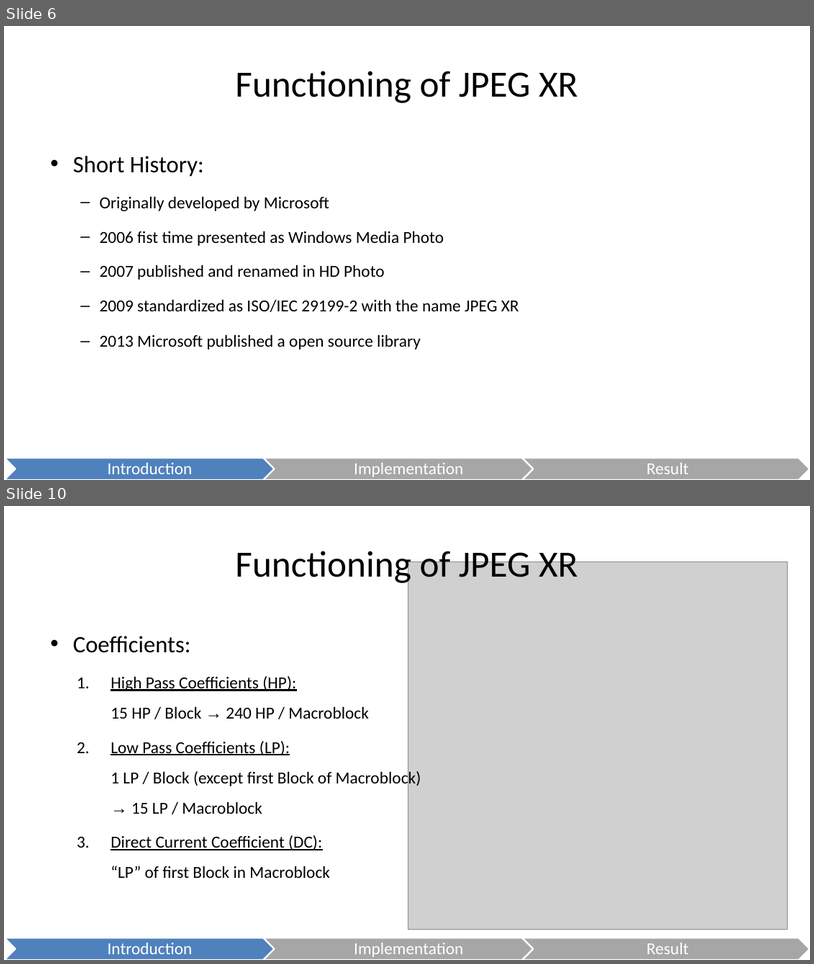
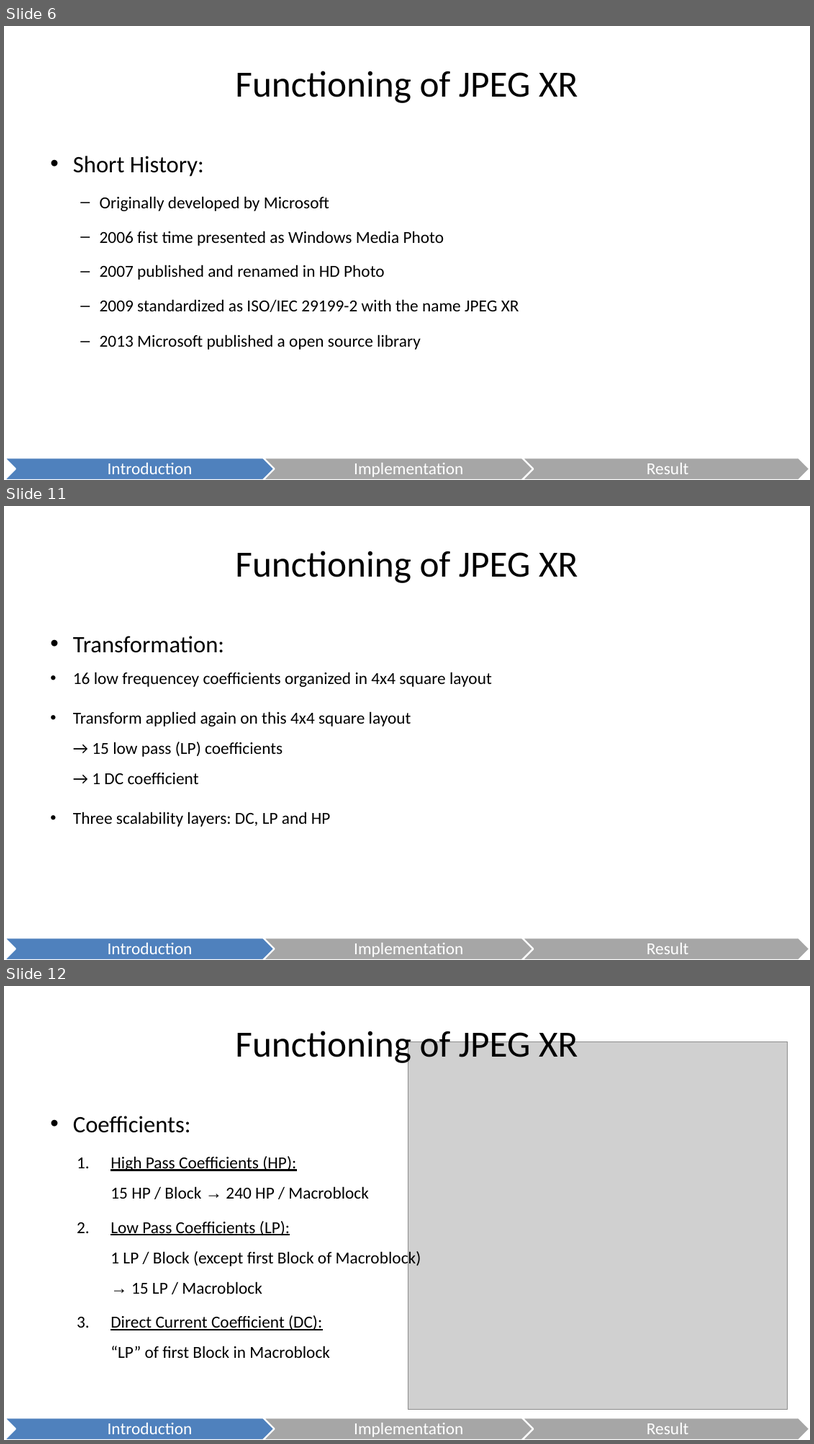
Before and after one commit to danielkocher/media_security_ps, a slide deck: JPEG XR.odp. Shown one above the other, each under a label of ours: slides 6 and 10 before the commit, slides 6, 11 and 12 after it; the slides between them are not shown. The pictures are 814x964 and 814x1444 pixels, drawn with LibreOffice and Linux fonts; fonts in the diff are those of the drawing; grey boxes stand for pictures. Boxes give left, top, right and bottom in pixels: in the first picture for what was removed or moved away, otherwise in the second. Text is boxed around its words. In the diff, an @@ line names an element or a change of style, - is before the commit and + after.

Commit message:
Expanded JPEG XR format part.

```diff
--- a/JPEG XR.odp
+++ b/JPEG XR.odp
@@ slide 11 added at bbox=[4, 506, 810, 960], background #FFFFFF @@
@@ title added at bbox=[235, 551, 578, 583], 44 pt, text #000000 @@
+Functioning of JPEG XR
@@ text added at bbox=[73, 636, 492, 826], 20 pt, text #000000 @@
+• Transformation:
+  • 16 low frequencey coefficients organized in 4x4 square layout
+  • Transform applied again on this 4x4 square layout
+    → 15 low pass (LP) coefficients
+    → 1 DC coefficient
+  • Three scalability layers: DC, LP and HP
@@ freeform shape added at bbox=[4, 937, 292, 960], fill #4F81BD, outline #FFFFFF 2.01 pt, 20 pt, text #FFFFFF @@
+Introduction
@@ freeform shape added at bbox=[263, 937, 551, 960], fill #A6A6A6, outline #FFFFFF 2.01 pt, 20 pt, text #FFFFFF @@
+Implementation
@@ freeform shape added at bbox=[522, 937, 810, 960], fill #A6A6A6, outline #FFFFFF 2.01 pt, 20 pt, text #FFFFFF @@
+Result
@@ what was slide 10 is now slide 12 @@
```
Also in this commit, not shown: 3 slides changed, 1 other slide added.
